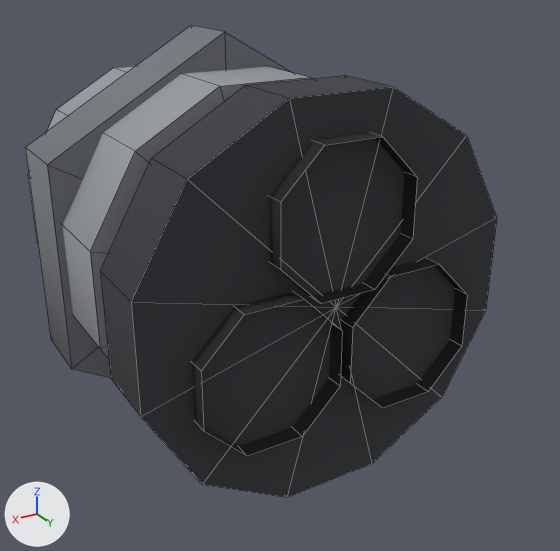
What one commit did to the OBJ model src/main/resources/assets/apocalypse_firstlight/models/block/power_cable/arm_plug_south.obj.
Camera for both pictures: a 50 mm camera at (0.762, -0.333, 0.715) aimed at (0.48, -0.803, 0.48). Lighting does not change. The marker at lower left points along +X, +Y and +Z. The first picture is the older version. Mesh edges are drawn as thin lines. Where no turn or scale is listed for an object, it has been applied to the vertices. Vertices at exactly the same position are counted once.

Objects in the first picture: 'arm_plug_south'.
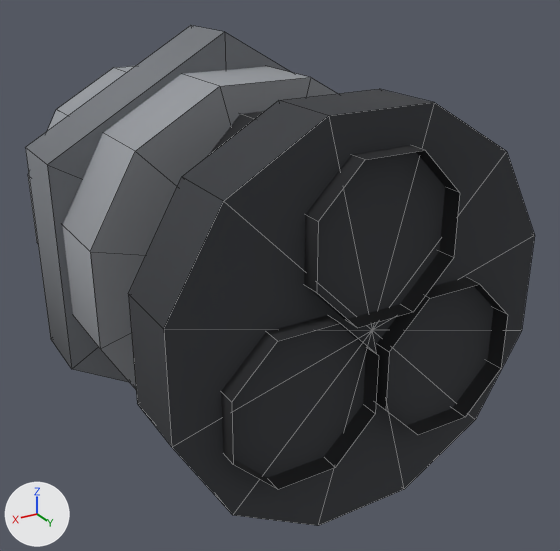
What differs and where, as boxes [x1, y1, x2, y2] in the pictures (560 x 551 px; the box of a moved part takes in the faces that stretch with it):
'arm_plug_south', reshaped (8% wider, 6% taller)
    before: [25, 25, 497, 497]
    after: [25, 25, 535, 526]
part 1 of me_arm_plug_south, moved or reshaped
    before: [100, 76, 497, 497]
    after: [128, 89, 535, 526]
part 2 of me_arm_plug_south, moved or reshaped
    before: [192, 132, 467, 456]
    after: [207, 111, 508, 489]

The change in detail:
me_arm_plug_south is used by ob_arm_plug_south; location (0.0, 0.0, 0.0).
me_arm_plug_south had 140 vertices, 150 faces and spanned x 0.364..0.636, y -1.0..-0.687, z 0.344..0.656.
me_arm_plug_south now has 140 vertices, 150 faces and spans x 0.365..0.635, y -1.0..-0.65, z 0.344..0.656.
me_arm_plug_south part 1: the loose piece of 26 vertices spanning x 0.364..0.636, y -0.75..-0.7, z 0.364..0.636 is scaled about its middle by (0.978, 1, 0.978), then moved by (0.0, 0.037, 0.0).
me_arm_plug_south part 2: all 24 vertices in x 0.398..0.602, y -0.687, z 0.42..0.61 are moved by (0.0, 0.038, 0.0).
